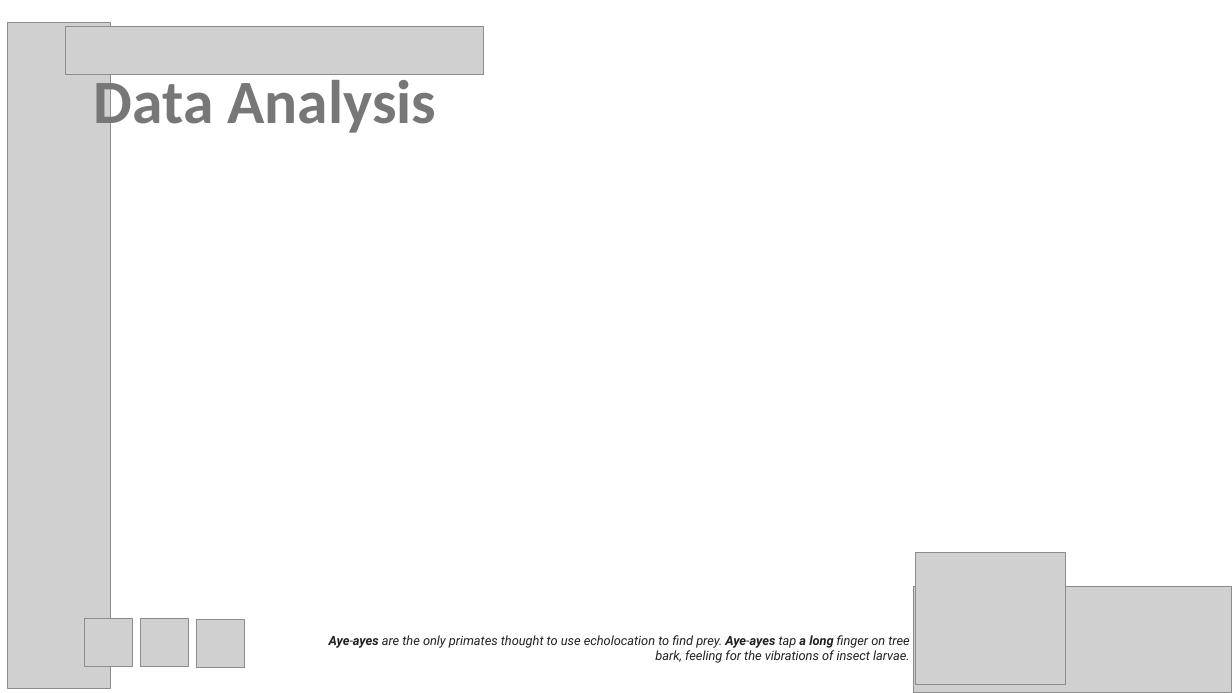
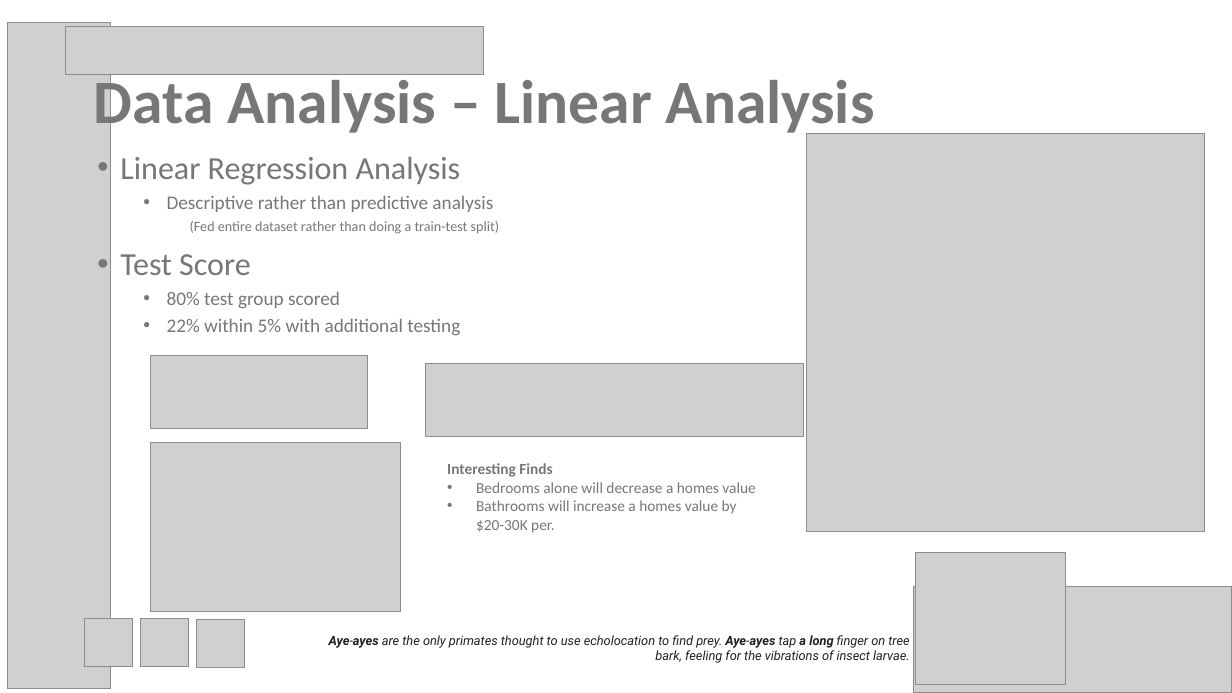
Before and after one commit to psychicesp/AI-AI, a slide deck: slide 8 of Project3_Presentation.pptx (slide 7 before the commit). Drawn at 1232x693 pixels with LibreOffice and Linux fonts; fonts in the diff are those of the drawing; grey boxes stand for pictures. Boxes give left, top, right and bottom in pixels: in the first picture for what was removed or moved away, otherwise in the second. Text is boxed around its words. In the diff, an @@ line names an element or a change of style, - is before the commit and + after.

```diff
--- a/Project3_Presentation.pptx
+++ b/Project3_Presentation.pptx
@@ title at [94,72,875,138]: text changed @@
-Data Analysis
+Data Analysis – Linear Analysis
@@ picture added at [807,133,1205,531] @@
@@ text added at [120,157,499,335], 15 pt, text #777777 @@
+• Linear Regression Analysis
+  • Descriptive rather than predictive analysis
+    (Fed entire dataset rather than doing a train-test split)
+• Test Score
+  • 80% test group scored
+  • 22% within 5% with additional testing
@@ picture added at [151,356,368,430] @@
@@ picture added at [425,363,803,436] @@
@@ picture added at [151,443,401,612] @@
@@ text added at [447,463,755,533], 12 pt, text #777777 @@
+Interesting Finds
+• Bedrooms alone will decrease a homes value
+• Bathrooms will increase a homes value by $20-30K per.
```
Also in this commit, not shown: 8 other slides changed, 2 slides added, 2 other files.
